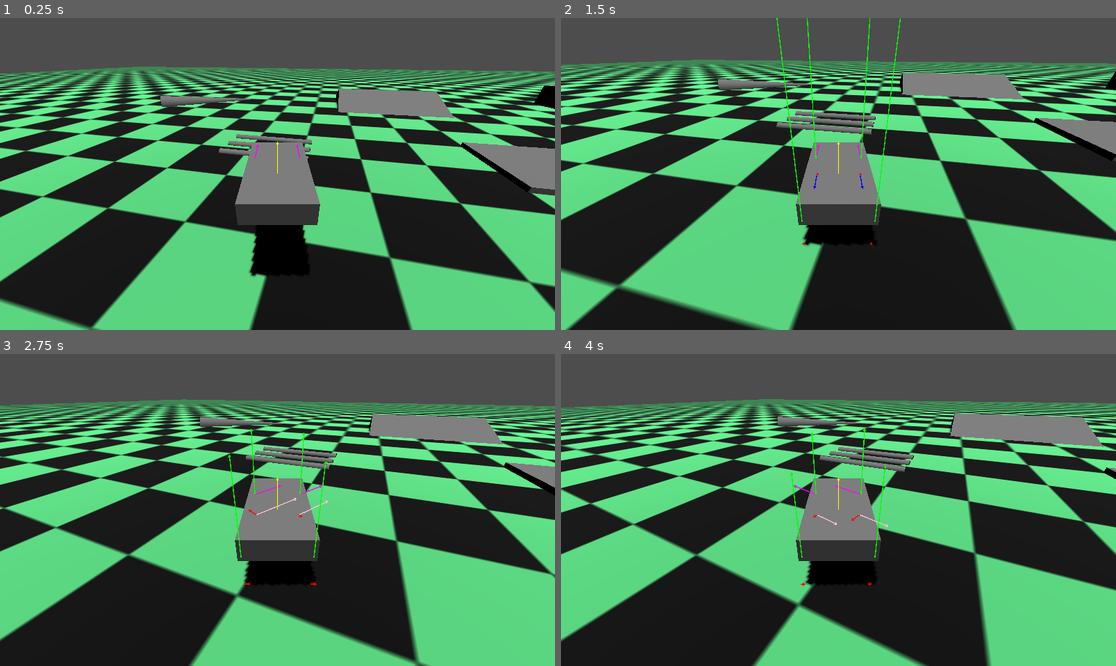
Above: before the commit, frames 1-4 (two rows, left to right).
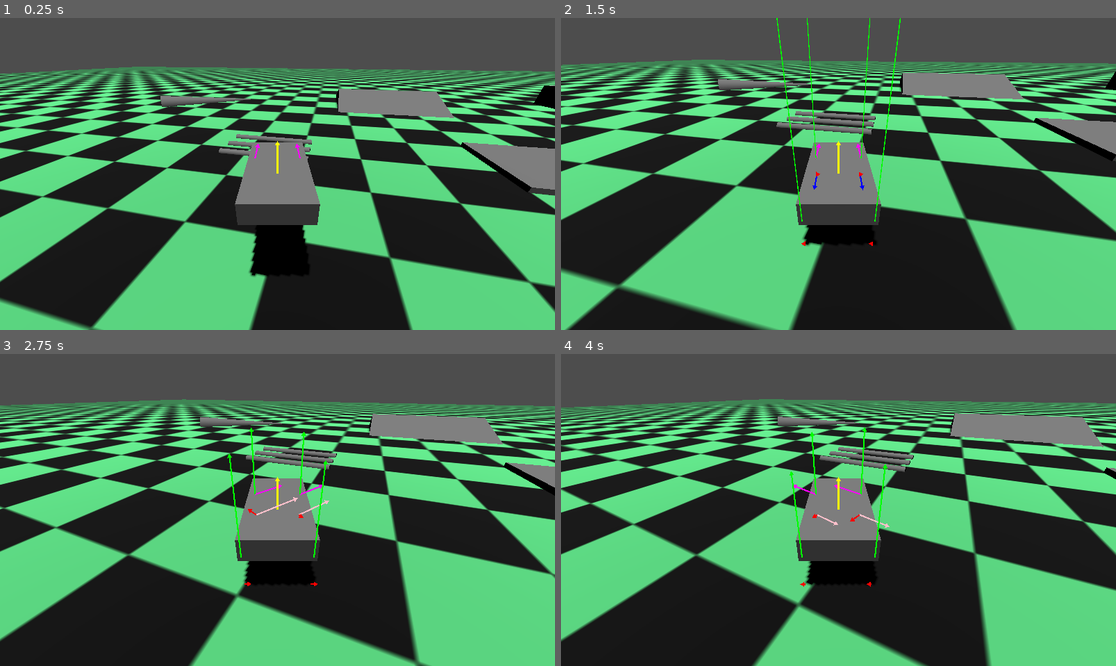
Above: after the commit, the same moments.

Repository: zamotany/godot-vehicle-test
Game: Godot game, scene res://vehicle-test/scenes/world/world.tscn
The game is run twice, just before and just after one commit, with the same random seed, the same clock (stepped at 60 frames per second) and the same inputs.
Inputs (mouse positions are in pixels of both pictures, inside the frame that each line leads up to):
- Up to frame 1 (0.25 s): no input
- Up to frame 2 (1.5 s): move the mouse to (960, 158) at 0.52 s; hold Right (ui_right) 0.53-1.28 s; move the mouse to (727, 189) at 1.27 s; hold Down (ui_down) from 1.28 s (still down)
- Up to frame 3 (2.75 s): move the mouse to (333, 441) at 2.02 s; release Down (ui_down) at 2.03 s; hold Right (ui_right) from 2.03 s (still down)
- Up to frame 4 (4 s): move the mouse to (810, 572) at 2.77 s; release Right (ui_right) at 2.78 s; hold Up (ui_up) 2.78-3.53 s; move the mouse to (1005, 556) at 3.52 s; hold Left (ui_left) from 3.53 s (still down)

The runs differ from the first frame. In frame 1, less than 0.1% of the frame differs, in the area x 45-55%, y 39-50%; in frame 2, 0.1%; in frame 3, 0.2%, in the area x 40-60%, y 23-75%; in frame 4, 0.2%.

Commit message:
tweak debug overlay to clamp debug vectors

Diff:
--- a/debug/scenes/debug_overlay/debug_overlay_control.gd
+++ b/debug/scenes/debug_overlay/debug_overlay_control.gd
@@ -1,5 +1,7 @@
 extends Control
 class_name DebugOverlayControl
+
+const MAX_VECTOR_LENGTH: float = 3.0
 
 var vectors = {}
 
@@ -7,11 +9,11 @@
 	for vector: DebugVector in vectors.values():
 		vector.draw(self, get_parent().camera)
 
-func draw_triangle(pos, dir, size, color) -> void:
-	var a = pos + dir * size
-	var b = pos + dir.rotated(2 * PI / 3) * size
-	var c = pos + dir.rotated(4 * PI / 3) * size
-	var points = PackedVector2Array([a, b, c])
+func draw_triangle(pos: Vector2, dir: Vector2, size: float, color: Color) -> void:
+	var a: Vector2 = pos + dir * size
+	var b: Vector2 = pos + dir.rotated(2 * PI / 3) * size
+	var c: Vector2 = pos + dir.rotated(4 * PI / 3) * size
+	var points: PackedVector2Array = PackedVector2Array([a, b, c])
 	draw_polygon(points, PackedColorArray([color]))
 
 func draw(key: String, origin: Vector3, vector: Vector3, color: Color, width: float) -> void:
@@ -35,7 +37,8 @@
 		self.width = width
 
 	func draw(control: DebugOverlayControl, camera: Camera3D) -> void:
-		var start = camera.unproject_position(origin)
-		var end = camera.unproject_position(origin + vector)
-		control.draw_line(start, end, color, width)
-		control.draw_triangle(end, start.direction_to(end), width * 2, color)
+		var scale: float = 1.0 / (vector.length() / MAX_VECTOR_LENGTH) if vector.length() > MAX_VECTOR_LENGTH else 1.0
+		var start: Vector2 = camera.unproject_position(origin)
+		var end: Vector2 = camera.unproject_position(origin + vector)
+		control.draw_line(start, end, color, width * scale)
+		control.draw_triangle(end, start.direction_to(end), width * 2 * (3 if scale < 1.0 else 1), color)
--- a/debug/scenes/debug_overlay/g_debug_overlay.gd
+++ b/debug/scenes/debug_overlay/g_debug_overlay.gd
@@ -3,10 +3,10 @@
 signal draw_vector(key: String, origin: Vector3, vector: Vector3, color: Color, width: float)
 signal clear_vector(key: String)
 
-func draw(key: String, object: Node3D, vector: Vector3, color: Color = Color.GREEN, width: float = 2.0) -> void:
+func draw(key: String, object: Node3D, vector: Vector3, color: Color = Color.GREEN, width: float = 3.0) -> void:
 	draw_vector.emit(key, object.global_transform.origin, vector, color, width)
 
-func draw_with_origin(key: String, origin: Vector3, vector: Vector3, color: Color = Color.GREEN, width: float = 2.0) -> void:
+func draw_with_origin(key: String, origin: Vector3, vector: Vector3, color: Color = Color.GREEN, width: float = 3.0) -> void:
 	draw_vector.emit(key, origin, vector, color, width)
 
 func clear(key: String) -> void:
